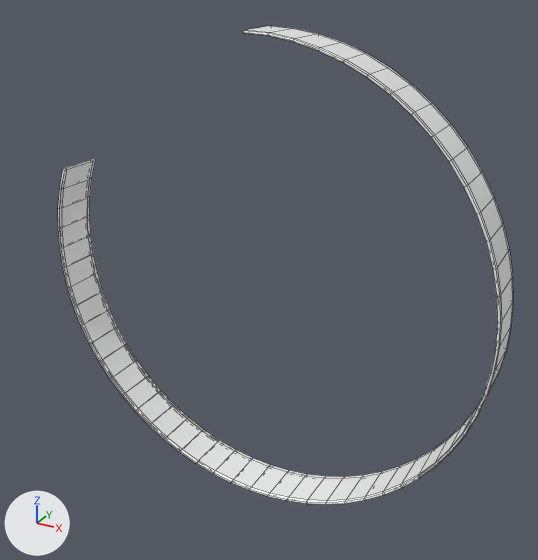
A saved change to the FBX model Assets/Meshes/Notes/NormalNote/NormalNote13.fbx.
Rendered twice from a camera (50 mm lens) standing at (1.382, -2.429, 1.235) and looking at (0.069, -0.042, 0.041). Every picture has the same lights, and +X, +Y and +Z are marked at lower left. Mesh edges are drawn as thin lines.

In view in the first picture: 'NormalNote13'.
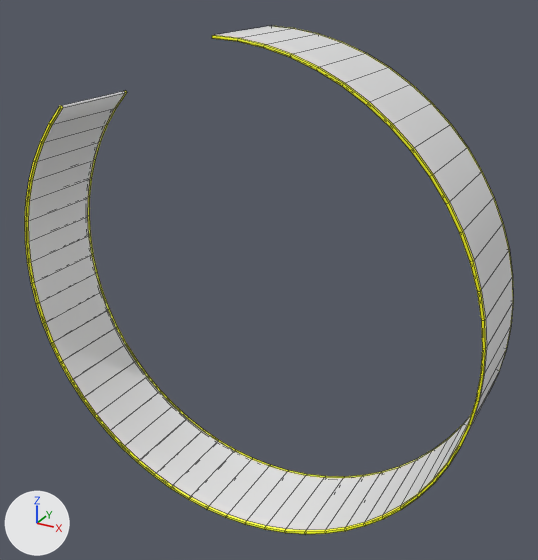
The newer file is also turned or shifted as a whole; pictures and numbers use the older file's frame.

Pixel boxes (x1, y1, x2, y2) of what changed, in the pictures (538 x 560 px):
'NormalNote13', reshaped (7% wider, 6% taller): before (58, 26, 513, 505); after (25, 26, 513, 534)
part 1 of me_cylinder_032, built on: before (58, 30, 502, 505); after (25, 35, 487, 534)
part 2 of me_cylinder_032, recoloured: before (62, 26, 512, 501); after (29, 26, 513, 530)
part 3 of me_cylinder_032, recoloured (white to yellow): (88, 26, 513, 478) in both

What the commit changed:
Material 'Mat_tmp0' (mat_mat_tmp0) is new.
Its base color is (0.8, 0.8, 0.8) (white #e7e7e7).
Material 'Mat_tmp1' (mat_mat_tmp1) is new.
Its base color is (1.0, 1.0, 0.0) (yellow #ffff00).
me_cylinder_032 is used by ob_normalnote13; location (0.0, 0.0, 0.0).
me_cylinder_032 had 424 vertices, 422 faces and spanned x -0.99..0.99, y -0.1..0.1, z -0.99..0.99.
me_cylinder_032 now has 456 vertices, 454 faces and spans x -0.99..0.99, y -0.3..0.1, z -0.99..0.99.
Part 1, on me_cylinder_032:
2 vertices are removed from x -0.91, y -0.1, z 0.38.
6 faces are deleted.
106 vertices in x -0.99..0.99, y -0.08, z -0.99..0.99 move by (0.0, -0.21, 0.0).
104 vertices in x -0.99..0.99, y -0.1, z -0.99..0.99 move by (0.0, -0.2, 0.0).
22 vertices are added at x -0.91..-0.69, y -0.3..0.1, z 0.38..0.7.
6 new vertices lie (0.05, 0.0, 0.08) away from vertices in x -0.91..-0.87, y -0.29..0.1, z 0.38..0.47.
6 new vertices lie (0.05, 0.0, 0.08) away from vertices in x -0.86..-0.82, y -0.29..0.1, z 0.46..0.55.
29 new faces join them, mat_mat_tmp1 (yellow #ffff00).
9 new faces join them, mat_mat_tmp0 (white #e7e7e7).
me_cylinder_032 part 2: 105 faces spanning x -0.99..0.99, y -0.29..0.09, z -0.99..0.99 switch from mat_mat_normalnote (white #ffffff) to mat_mat_tmp0 (white #e7e7e7).
me_cylinder_032 part 3: 311 faces spanning x -0.99..0.99, y -0.3..0.1, z -0.99..0.99 switch from mat_mat_normalnoteedge (white #ffffff) to mat_mat_tmp1 (yellow #ffff00).
